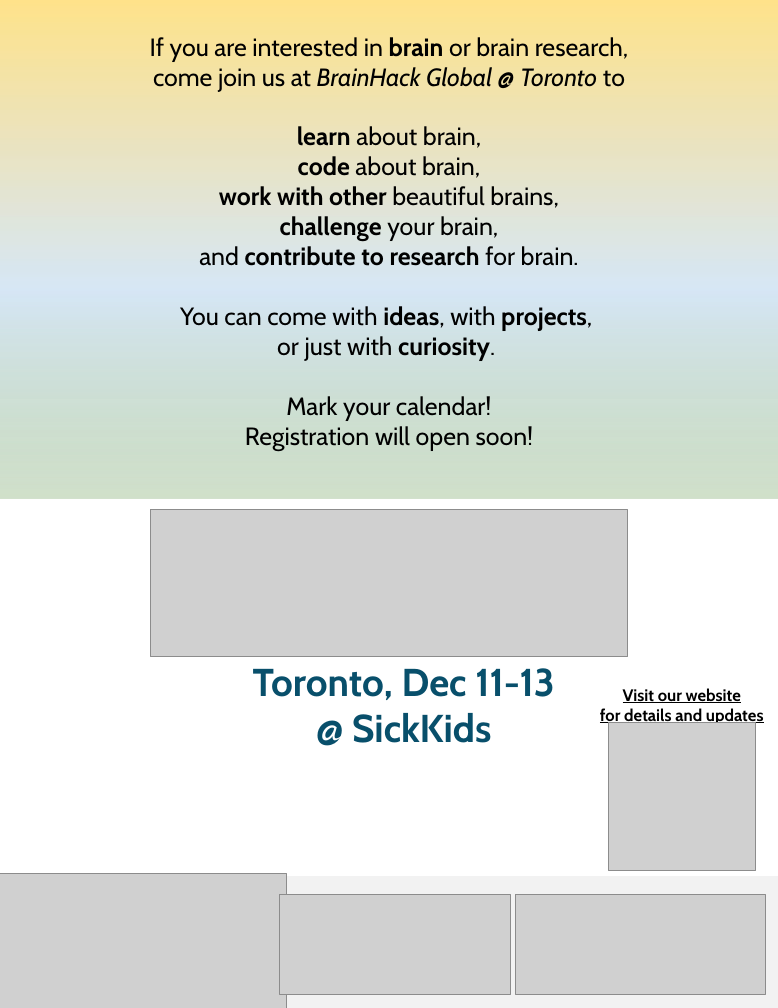
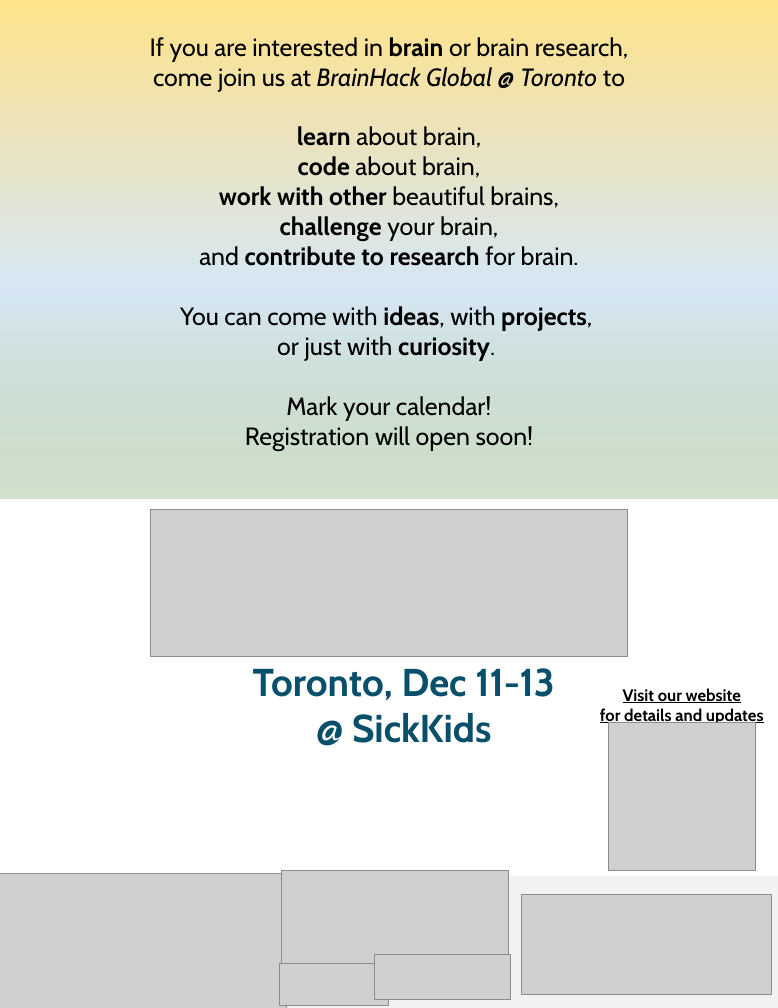
Before and after one commit to brainhackto/global-toronto-12-2024, a slide deck: slide 1 of images/savethedate2024.pptx. Drawn at 778x1008 pixels with LibreOffice and Linux fonts; fonts in the diff are those of the drawing; grey boxes stand for pictures; background and template pictures are left out. Boxes give left, top, right and bottom in pixels: in the first picture for what was removed or moved away, otherwise in the second. Text is boxed around its words. In the diff, an @@ line names an element or a change of style, - is before the commit and + after.

```diff
--- a/images/savethedate2024.pptx
+++ b/images/savethedate2024.pptx
@@ picture resized from (x1=279, y1=894, x2=511, y2=994) to (x1=282, y1=870, x2=510, y2=969) @@
@@ picture moved from (x1=516, y1=894, x2=765, y2=993) to (x1=522, y1=894, x2=771, y2=993) @@
@@ picture added at (x1=375, y1=954, x2=512, y2=998) @@
@@ picture added at (x1=279, y1=963, x2=388, y2=1004) @@
```
Also in this commit, not shown: 3 other files.
